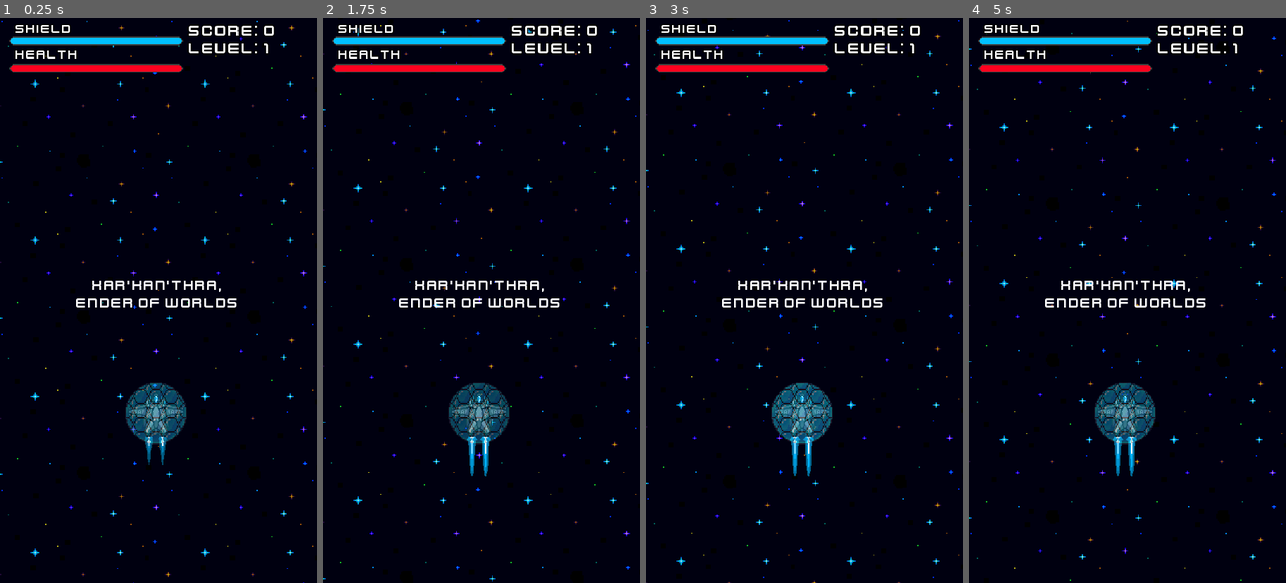
Above: before the commit, frames 1-4 (left to right).
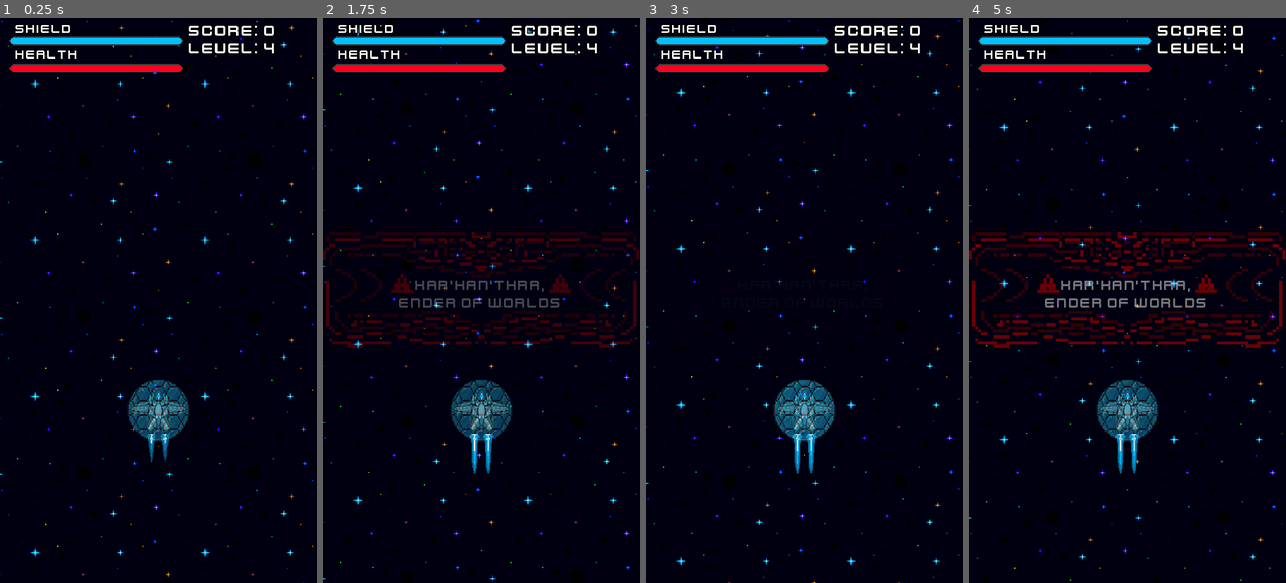
Above: after the commit, the same moments.

Repository: MichaelG-DTE/Final-Godot-DTE-Assessment-Game-Github
Game: Godot game, scene res://Scenes/final_level.tscn
Same seed, same stepped clock (60 frames per second), same inputs: the game is played once before the commit and once after it. This scene is started directly instead of the project's main scene.
Inputs (mouse positions are in pixels of both pictures, inside the frame that each line leads up to):
- Up to frame 1 (0.25 s): no input
- Up to frame 2 (1.75 s): move the mouse to (551, 272) at 0.52 s; hold D (Right) 0.53-1.28 s; hold Right mouse button (MissileShoot) 0.53-1.28 s; move the mouse to (418, 328) at 1.27 s; hold S (Down) from 1.28 s (still down); click (418, 328) at 1.35 s
- Up to frame 3 (3 s): move the mouse to (836, 176) at 2.02 s; release S (Down) at 2.03 s; hold D (Right) 2.03-2.78 s; hold Right mouse button (MissileShoot) 2.03-2.78 s; move the mouse to (788, 413) at 2.77 s; hold W (Up) from 2.78 s (still down); click (788, 413) at 2.85 s
- Up to frame 4 (5 s): move the mouse to (1222, 385) at 3.52 s; release W (Up) at 3.53 s; hold Right mouse button (MissileShoot) 3.53-4.28 s; hold A (Left) from 3.53 s (still down); move the mouse to (1032, 215) at 4.27 s; click (1032, 215) at 4.35 s

The runs differ from the first frame. In frame 1, 2.0% of the frame differs, in the area x 24-87%, y 4-80%; in frame 2, 7.1%; in frame 3, 2.2%; in frame 4, 7.1%, in the area x 0-100%, y 4-82%.
Error before the commit: Parse Error: Unexpected "Indent" in class body. (res://Scripts/final_level.gd:18)

Commit message:
Everything is still broken, possibly even worse than I thought previously. The boss no longer seems to take damage, the bars dont work, the shield doesnt work, the movement doesnt work either.

Diff:
--- a/Scenes/Boss_First_Health_Bar.tscn
+++ /dev/null
@@ -1,23 +0,0 @@
-[gd_scene load_steps=3 format=3 uid="uid://ch6tlrip57n3b"]
-
-[ext_resource type="Texture2D" uid="uid://d3sdcgjkno5oh" path="res://Assets/Game Assets/BarProgress_sprite_1.png" id="1_n7u08"]
-[ext_resource type="Texture2D" uid="uid://bw6p4qamiigw8" path="res://Assets/Game Assets/BarBorder_sprite_1.png" id="2_jlcj2"]
-
-[node name="BossHealthBar" type="TextureProgressBar"]
-offset_left = 114.0
-offset_top = 189.0
-offset_right = 783.0
-offset_bottom = 223.0
-max_value = 50.0
-value = 50.0
-nine_patch_stretch = true
-stretch_margin_left = 10
-stretch_margin_top = 10
-stretch_margin_right = 10
-stretch_margin_bottom = 10
-texture_under = ExtResource("1_n7u08")
-texture_over = ExtResource("2_jlcj2")
-texture_progress = ExtResource("1_n7u08")
-tint_under = Color(0, 0, 0, 1)
-tint_over = Color(0.108721, 0.108721, 0.108721, 1)
-tint_progress = Color(0.447068, 0, 0.116411, 1)
--- a/Scenes/Boss_Second_Health_Bar.tscn
+++ /dev/null
@@ -1,23 +0,0 @@
-[gd_scene load_steps=3 format=3 uid="uid://1le7oe3okdqu"]
-
-[ext_resource type="Texture2D" uid="uid://d3sdcgjkno5oh" path="res://Assets/Game Assets/BarProgress_sprite_1.png" id="1_lw3wm"]
-[ext_resource type="Texture2D" uid="uid://bw6p4qamiigw8" path="res://Assets/Game Assets/BarBorder_sprite_1.png" id="2_gwai7"]
-
-[node name="BossHealthBar" type="TextureProgressBar"]
-offset_left = 114.0
-offset_top = 189.0
-offset_right = 783.0
-offset_bottom = 223.0
-max_value = 50.0
-value = 50.0
-nine_patch_stretch = true
-stretch_margin_left = 10
-stretch_margin_top = 10
-stretch_margin_right = 10
-stretch_margin_bottom = 10
-texture_under = ExtResource("1_lw3wm")
-texture_over = ExtResource("2_gwai7")
-texture_progress = ExtResource("1_lw3wm")
-tint_under = Color(0, 0, 0, 1)
-tint_over = Color(0.108721, 0.108721, 0.108721, 1)
-tint_progress = Color(0.637004, 5.17406e-06, 0.181258, 1)
--- a/Scenes/boss_missile.tscn
+++ b/Scenes/boss_missile.tscn
@@ -1,44 +1,14 @@
-[gd_scene load_steps=8 format=3 uid="uid://v7uby3xybpkl"]
+[gd_scene load_steps=4 format=3 uid="uid://v7uby3xybpkl"]
 
 [ext_resource type="Script" path="res://Scripts/BossMissile.gd" id="1_ut4tt"]
 [ext_resource type="Texture2D" uid="uid://soujran3y17o" path="res://Assets/Game Assets/Missile(1).png" id="2_4fx3a"]
-[ext_resource type="Texture2D" uid="uid://cfo6ws20ogdmq" path="res://Assets/Game Assets/Enemy/NEW Enemy Thruster.png" id="2_apqub"]
-
-[sub_resource type="AtlasTexture" id="AtlasTexture_ualko"]
-atlas = ExtResource("2_apqub")
-region = Rect2(0, 0, 128, 408)
-
-[sub_resource type="AtlasTexture" id="AtlasTexture_gaame"]
-atlas = ExtResource("2_apqub")
-region = Rect2(128, 0, 128, 408)
-
-[sub_resource type="SpriteFrames" id="SpriteFrames_trvgu"]
-animations = [{
-"frames": [{
-"duration": 1.0,
-"texture": SubResource("AtlasTexture_ualko")
-}, {
-"duration": 1.0,
-"texture": SubResource("AtlasTexture_gaame")
-}],
-"loop": true,
-"name": &"Thruster",
-"speed": 5.0
-}]
 
 [sub_resource type="RectangleShape2D" id="RectangleShape2D_cqybk"]
 
 [node name="BossMissile" type="Area2D"]
-scale = Vector2(0.0870702, 0.0870702)
+scale = Vector2(0.135748, 0.135748)
 collision_layer = 1024
 script = ExtResource("1_ut4tt")
-
-[node name="Thruster" type="AnimatedSprite2D" parent="."]
-position = Vector2(-7.62939e-06, -872.859)
-scale = Vector2(2.92261, 2.92261)
-sprite_frames = SubResource("SpriteFrames_trvgu")
-animation = &"Thruster"
-autoplay = "Thruster"
 
 [node name="Sprite2D" type="Sprite2D" parent="."]
 texture = ExtResource("2_4fx3a")
@@ -48,7 +18,7 @@
 shape = SubResource("RectangleShape2D_cqybk")
 
 [node name="VisibleOnScreenNotifier2D" type="VisibleOnScreenNotifier2D" parent="."]
-position = Vector2(0, -699.826)
+position = Vector2(1, 610)
 scale = Vector2(16.5104, 3.27041)
 
 [connection signal="body_entered" from="." to="." method="_on_body_entered"]
--- a/Scenes/final_level.tscn
+++ b/Scenes/final_level.tscn
@@ -188,7 +188,6 @@
 
 [node name="Final_Level" type="Node2D"]
 script = ExtResource("1_osd7r")
-level = null
 
 [node name="Background" type="Sprite2D" parent="."]
 texture_repeat = 2
--- a/Scenes/game_over_screen.tscn
+++ b/Scenes/game_over_screen.tscn
@@ -99,7 +99,6 @@
 grow_vertical = 2
 text = "Score: 9999"
 label_settings = SubResource("LabelSettings_sob2l")
-horizontal_alignment = 1
 
 [node name="RestartButton" type="Button" parent="Panel"]
 layout_mode = 0
--- /dev/null
+++ b/Scenes/health_bar_one_boss.tscn
@@ -0,0 +1,22 @@
+[gd_scene load_steps=3 format=3 uid="uid://dlro07t7g0wu6"]
+
+[ext_resource type="Texture2D" uid="uid://d3sdcgjkno5oh" path="res://Assets/Game Assets/BarProgress_sprite_1.png" id="1_ag4kp"]
+[ext_resource type="Texture2D" uid="uid://bw6p4qamiigw8" path="res://Assets/Game Assets/BarBorder_sprite_1.png" id="2_thf7y"]
+
+[node name="BossHealthBarOne" type="TextureProgressBar"]
+offset_left = 64.0
+offset_top = 226.0
+offset_right = 825.0
+offset_bottom = 259.0
+value = 100.0
+nine_patch_stretch = true
+stretch_margin_left = 10
+stretch_margin_top = 10
+stretch_margin_right = 10
+stretch_margin_bottom = 10
+texture_under = ExtResource("1_ag4kp")
+texture_over = ExtResource("2_thf7y")
+texture_progress = ExtResource("1_ag4kp")
+tint_under = Color(0, 0, 0, 1)
+tint_over = Color(0.219608, 0.219608, 0.219608, 1)
+tint_progress = Color(0.678431, 0, 0, 1)
--- /dev/null
+++ b/Scenes/health_bar_two_boss.tscn
@@ -0,0 +1,22 @@
+[gd_scene load_steps=3 format=3 uid="uid://31igyawy58tj"]
+
+[ext_resource type="Texture2D" uid="uid://d3sdcgjkno5oh" path="res://Assets/Game Assets/BarProgress_sprite_1.png" id="1_ltge0"]
+[ext_resource type="Texture2D" uid="uid://bw6p4qamiigw8" path="res://Assets/Game Assets/BarBorder_sprite_1.png" id="2_1kwf2"]
+
+[node name="BossHealthBarTwo" type="TextureProgressBar"]
+offset_left = 64.0
+offset_top = 226.0
+offset_right = 825.0
+offset_bottom = 259.0
+value = 100.0
+nine_patch_stretch = true
+stretch_margin_left = 10
+stretch_margin_top = 10
+stretch_margin_right = 10
+stretch_margin_bottom = 10
+texture_under = ExtResource("1_ltge0")
+texture_over = ExtResource("2_1kwf2")
+texture_progress = ExtResource("1_ltge0")
+tint_under = Color(0, 0, 0, 1)
+tint_over = Color(0.219608, 0.219608, 0.219608, 1)
+tint_progress = Color(0.678431, 0, 0, 1)
--- a/Scenes/hud.tscn
+++ b/Scenes/hud.tscn
@@ -1,11 +1,11 @@
-[gd_scene load_steps=13 format=3 uid="uid://bxku0qlg6n3ny"]
+[gd_scene load_steps=10 format=3 uid="uid://bxku0qlg6n3ny"]
 
-[ext_resource type="Script" path="res://Scripts/HUD.gd" id="1_jma6v"]
+[ext_resource type="Script" path="res://Scripts/HUD.gd" id="1_shrny"]
 [ext_resource type="FontFile" uid="uid://curv7mnfbfjud" path="res://Assets/Game Assets/kenvector_future.ttf" id="2_yfgnw"]
 [ext_resource type="PackedScene" uid="uid://43oeh6c1hywj" path="res://Scenes/shield_bar.tscn" id="3_q4xpe"]
 [ext_resource type="PackedScene" uid="uid://clbakaiyc3qut" path="res://Scenes/health_bar.tscn" id="4_6haqy"]
-[ext_resource type="PackedScene" uid="uid://ch6tlrip57n3b" path="res://Scenes/Boss_First_Health_Bar.tscn" id="5_o3bj3"]
-[ext_resource type="PackedScene" uid="uid://1le7oe3okdqu" path="res://Scenes/Boss_Second_Health_Bar.tscn" id="6_qlabh"]
+[ext_resource type="PackedScene" uid="uid://dlro07t7g0wu6" path="res://Scenes/health_bar_one_boss.tscn" id="5_dgpsm"]
+[ext_resource type="PackedScene" uid="uid://31igyawy58tj" path="res://Scenes/health_bar_two_boss.tscn" id="6_mbacu"]
 
 [sub_resource type="LabelSettings" id="LabelSettings_6r2pk"]
 font = ExtResource("2_yfgnw")
@@ -25,43 +25,6 @@
 outline_size = 12
 outline_color = Color(0, 0, 0, 1)
 
-[sub_resource type="Animation" id="Animation_an8x5"]
-resource_name = "HealthBarUp"
-length = 5.0
-tracks/0/type = "value"
-tracks/0/imported = false
-tracks/0/enabled = true
-tracks/0/path = NodePath("BossHealthBar:value")
-tracks/0/interp = 1
-tracks/0/loop_wrap = true
-tracks/0/keys = {
-"times": PackedFloat32Array(0, 5),
-"transitions": PackedFloat32Array(1, 1),
-"update": 0,
-"values": [0.0, 200.0]
-}
-
-[sub_resource type="Animation" id="Animation_6yxwb"]
-length = 0.001
-tracks/0/type = "value"
-tracks/0/imported = false
-tracks/0/enabled = true
-tracks/0/path = NodePath("BossHealthBar:value")
-tracks/0/interp = 1
-tracks/0/loop_wrap = true
-tracks/0/keys = {
-"times": PackedFloat32Array(0),
-"transitions": PackedFloat32Array(1),
-"update": 0,
-"values": [0.0]
-}
-
-[sub_resource type="AnimationLibrary" id="AnimationLibrary_uud5m"]
-_data = {
-"HealthBarUp": SubResource("Animation_an8x5"),
-"RESET": SubResource("Animation_6yxwb")
-}
-
 [node name="HUD" type="Control"]
 layout_mode = 3
 anchors_preset = 15
@@ -124,28 +87,20 @@
 offset_right = 520.0
 offset_bottom = 155.0
 
-[node name="BossHealthBar" parent="." instance=ExtResource("5_o3bj3")]
+[node name="BossHealthBarOne" parent="." instance=ExtResource("5_dgpsm")]
 visible = false
 layout_mode = 0
-offset_left = 110.0
-offset_top = 261.0
-offset_right = 779.0
-offset_bottom = 295.0
-max_value = 200.0
-value = 0.0
-tint_under = Color(1, 1, 1, 1)
+offset_left = 67.0
+offset_top = 375.0
+offset_right = 828.0
+offset_bottom = 408.0
 
-[node name="BossHealthBar2" parent="." instance=ExtResource("6_qlabh")]
+[node name="BossHealthBarTwo" parent="." instance=ExtResource("6_mbacu")]
 visible = false
 layout_mode = 0
-offset_left = 110.0
-offset_top = 261.0
-offset_right = 779.0
-offset_bottom = 295.0
-max_value = 200.0
-value = 200.0
-
-[node name="BossHealthBarAnimation" type="AnimationPlayer" parent="."]
-libraries = {
-"": SubResource("AnimationLibrary_uud5m")
-}
+offset_left = 67.0
+offset_top = 375.0
+offset_right = 828.0
+offset_bottom = 408.0
+tint_over = Color(0.113725, 0.113725, 0.113725, 1)
+tint_progress = Color(0.403922, 0, 0, 1)
--- a/Scenes/laser.tscn
+++ b/Scenes/laser.tscn
@@ -9,7 +9,7 @@
 [node name="Laser" type="Area2D"]
 scale = Vector2(0.8, 0.8)
 collision_layer = 4
-collision_mask = 2594
+collision_mask = 34
 script = ExtResource("1_2265a")
 
 [node name="LaserTexture" type="Sprite2D" parent="."]
--- a/Scenes/missile.tscn
+++ b/Scenes/missile.tscn
@@ -31,7 +31,7 @@
 [node name="Missile" type="Area2D"]
 scale = Vector2(0.391683, 0.391683)
 collision_layer = 128
-collision_mask = 514
+collision_mask = 2
 script = ExtResource("1_wyd4x")
 
 [node name="AnimatedSprite2D" type="AnimatedSprite2D" parent="."]
--- a/Scenes/player.tscn
+++ b/Scenes/player.tscn
@@ -226,7 +226,7 @@
 
 [node name="Player" type="CharacterBody2D" groups=["players"]]
 position = Vector2(246, 589)
-scale = Vector2(1.63567, 1.63567)
+scale = Vector2(1.46773, 1.46773)
 collision_mask = 10
 motion_mode = 1
 script = ExtResource("1_nwuut")
@@ -291,7 +291,7 @@
 position = Vector2(0, -48.83)
 
 [node name="missileshooty" type="Marker2D" parent="."]
-position = Vector2(0, -87.8362)
+position = Vector2(0, -69.495)
 
 [node name="PlayerShield" parent="." instance=ExtResource("5_x067j")]
 position = Vector2(0, -9.6375)
--- a/Scripts/HUD.gd
+++ b/Scripts/HUD.gd
@@ -9,16 +9,11 @@
 	$HealthBar.value = GlobalVar.health
 
 	if get_tree().current_scene.level == 4:
-		if !GlobalVar.is_in_cutscene and get_tree().current_scene.level == 4:
-			$BossHealthBar2.visible = true
-			$BossHealthBar2.value = GlobalVar.xarkanthras_health_bar_one
-			if $BossHealthBar2.value == 0 and second_stage == false:
+		if !GlobalVar.is_in_cutscene:
+			$BossHealthBarOne.visible = true
+			$BossHealthBarOne.value = GlobalVar.xarkanthras_health_bar_one
+			if GlobalVar.xarkanthras_health_bar_one == 0:
+				$BossHealthBarOne.queue_free()
 				second_stage = true
-				$BossHealthBar2.queue_free()
-				print("second stage")
-				$BossHealthBar.visible = true
-				$BossHealthBar.value = GlobalVar.xarkanthras_health_bar_two
-				print("playing ANIMATION")
-				$BossHealthBarAnimation.play("HealthBarUp")
-				await $BossHealthBarAnimation.animation_finished
-				print("FINISHED ANIMATION")
+				$BossHealthBarTwo.visible = true
+				$BossHealthBarTwo.value = GlobalVar.xarkanthras_health_bar_two
--- a/Scripts/final_level.gd
+++ b/Scripts/final_level.gd
@@ -15,7 +15,7 @@
 var boss = null
 var player = null
 
-func _ready():d
+func _ready():
 	player = get_tree().get_first_node_in_group("players")
 	boss = get_tree().get_first_node_in_group("BOSS")
 	assert(boss!=null)
--- /dev/null
+++ b/Scripts/new_hud.gd
@@ -0,0 +1,7 @@
+extends Control
+
+func _process(delta):
+	$Score.text = "Score: " + str(GlobalVar.score)
+	$Level.text = "Level: " + str(get_tree().current_scene.level)
+	$ShieldBar.value = GlobalVar.shield_health
+	$HealthBar.value = GlobalVar.health
--- a/Scripts/xar'kan'thra.gd
+++ b/Scripts/xar'kan'thra.gd
@@ -14,7 +14,7 @@
 @onready var missile_pewpew_2 = $PEWPEW/Missile_PEWPEW2
 @export var boss_fire_rate = 1
 @export var speed = 0
-var boss_direction = 0
+var boss_direction = 1
 
 func _ready():
 	GlobalVar.is_in_cutscene = true
@@ -84,11 +84,14 @@
 
 func _on_move_timer_timeout():
 	if !GlobalVar.is_in_cutscene:
-		if boss_direction == 0:
-			speed -= 150
-			boss_direction = 1
-		else:
-			speed += 150
-			boss_direction = 0
+		if boss_direction == 1:
+			if randf() >= 0.5:
+				boss_direction = 0
+				global_position.x -= 150
+				boss_direction = 1
+			else:
+				boss_direction = 2
+				global_position.x += 150
+				boss_direction = 1
 		await get_tree().create_timer(2).timeout
 		speed = 0
Not shown: 1 places in Scenes/hud.tscn that only renumber resources
Not shown: 1 places in Scenes/laser.tscn that only renumber resources
